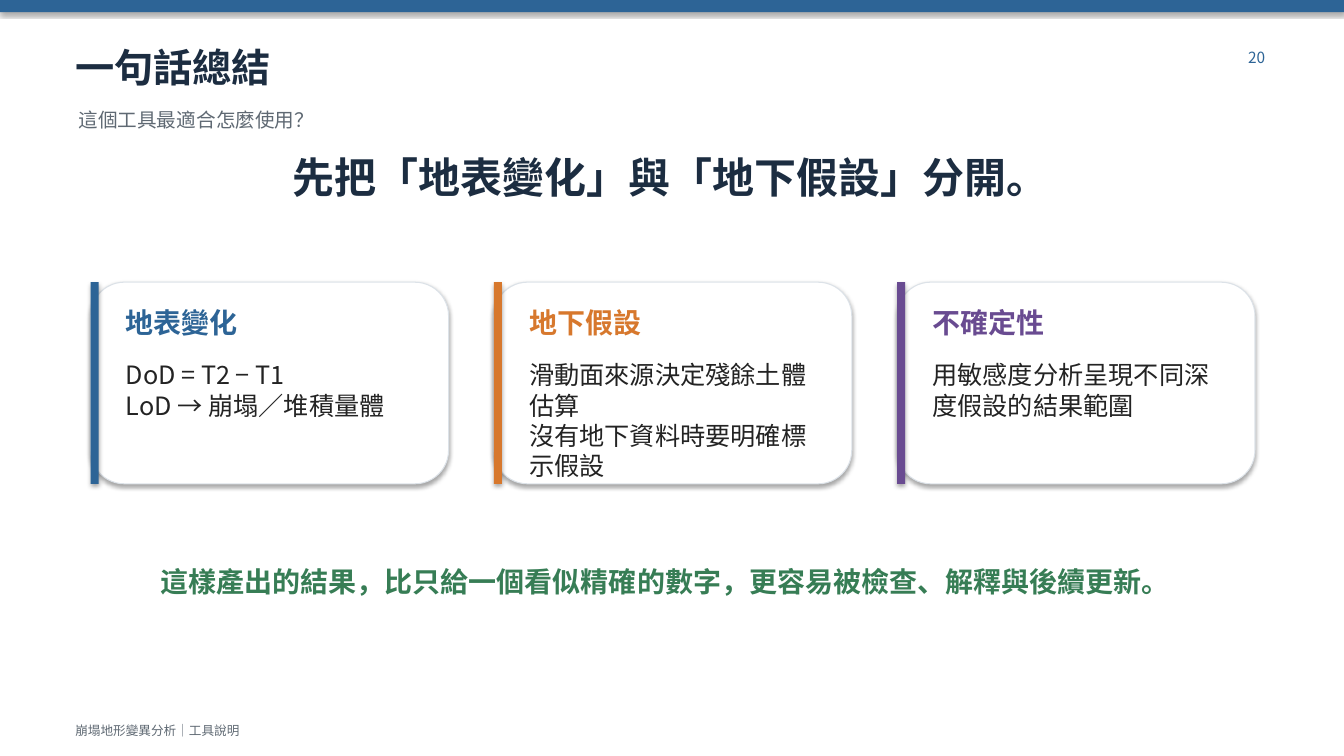
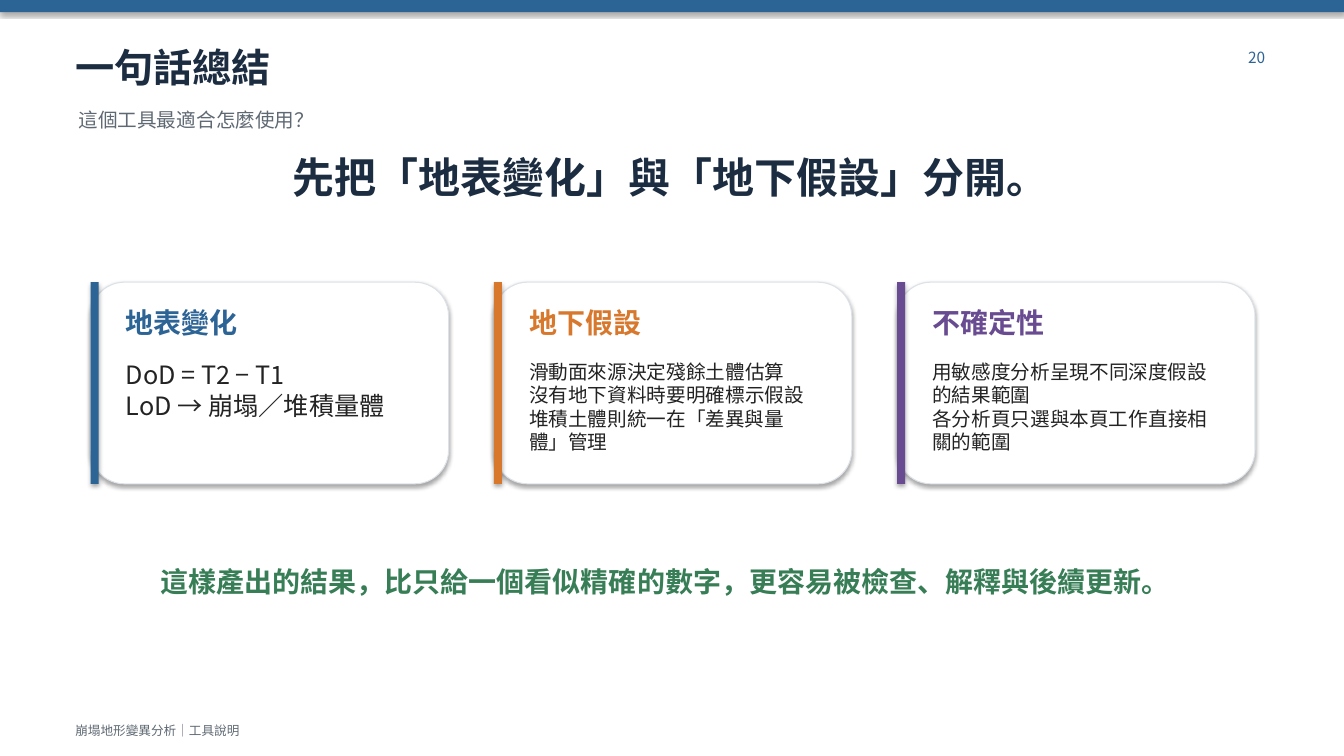
Before and after one commit to ax02tom2/landslide_dod, a slide deck: slide 21 of docs/崩塌地形變異分析_工具說明簡報.pptx. Drawn at 1344x756 pixels with LibreOffice and Linux fonts; fonts in the diff are those of the drawing. Boxes give left, top, right and bottom in pixels: in the first picture for what was removed or moved away, otherwise in the second. Text is boxed around its words. In the diff, an @@ line names an element or a change of style, - is before the commit and + after.

```diff
--- a/docs/崩塌地形變異分析_工具說明簡報.pptx
+++ b/docs/崩塌地形變異分析_工具說明簡報.pptx
@@ text at (529, 362, 804, 451): text changed; size 18 to 14 pt @@
-滑動面來源決定殘餘土體估算
-沒有地下資料時要明確標示假設
+滑動面來源決定殘餘土體估算
+沒有地下資料時要明確標示假設
+堆積土體則統一在「差異與量體」管理
@@ text at (932, 362, 1207, 451): text changed; size 18 to 14 pt @@
-用敏感度分析呈現不同深度假設的結果範圍
+用敏感度分析呈現不同深度假設的結果範圍
+各分析頁只選與本頁工作直接相關的範圍
```
Also in this commit, not shown: 6 other slides changed.
